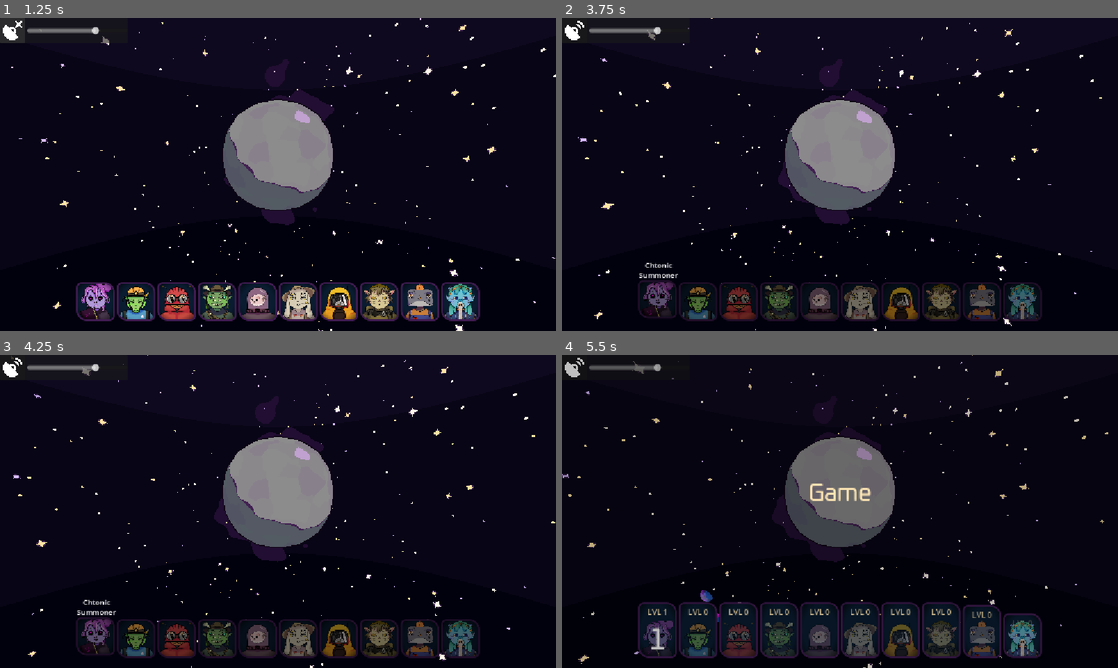
Above: before the commit, frames 1-4 (two rows, left to right).
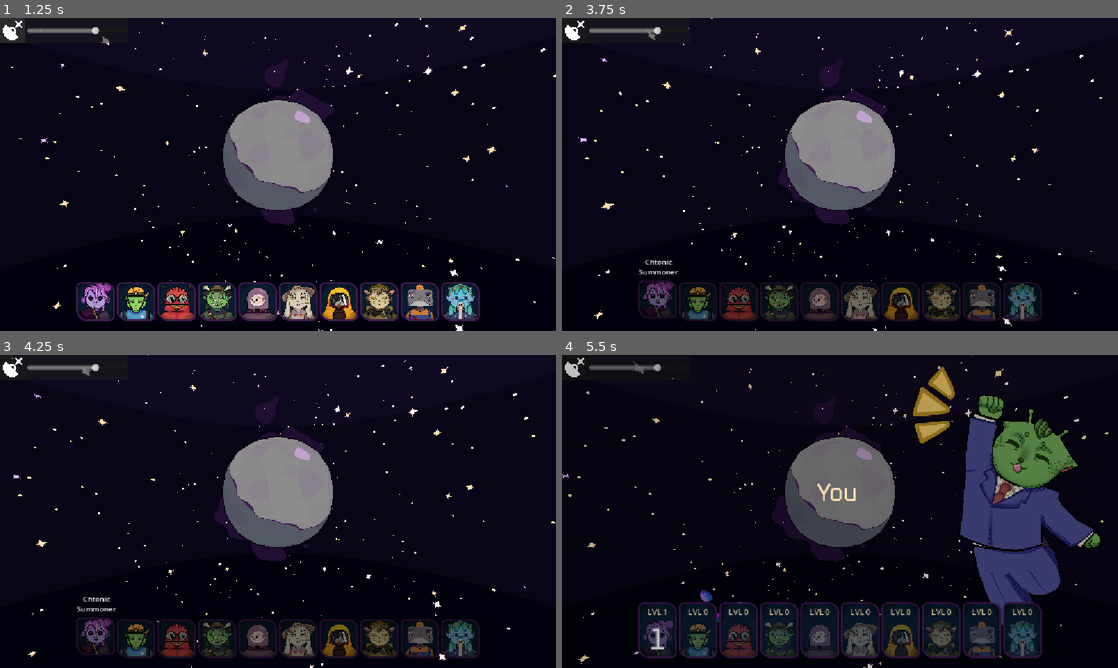
Above: after the commit, the same moments.

Repository: thepunkoff/alienshift
Game: Godot game, scene res://scenes/game.tscn
Two runs of this game, one before a commit and one after it. Both use one fixed random seed, a clock stepped at 60 frames per second and the inputs below.
Inputs (mouse positions are in pixels of both pictures, inside the frame that each line leads up to):
- Up to frame 1 (1.25 s): click (11, 30) at 0.5 s
- Up to frame 2 (3.75 s): click "Try again?" at 1.25 s; click "Try again?" at 2 s; click "Try again?" at 2.75 s; click "1" at 3.5 s
- Up to frame 3 (4.25 s): no input
- Up to frame 4 (5.5 s): tap Enter at 4.25 s; move the mouse to (962, 495) at 4.27 s; tap 0 at 4.35, 5.3 s; click (962, 495) at 4.42 s; tap Space at 4.52, 5.27 s; tap 1 at 4.55, 5.1 s; move the mouse to (728, 527) at 5.02 s; click (728, 527) at 5.17 s

Frame 1 is identical in both runs. In frame 2, 0.2% of the frame differs, in the area x 2-21%, y 0-84%; in frame 3, 0.2%; in frame 4, 12%, in the area x 2-97%, y 0-97%.

Commit message:
[fix] комиксы в геймовер + правка багов с фоновой музыкой + эмоджи play в комиксе

Diff:
--- a/project.godot
+++ b/project.godot
@@ -24,6 +24,8 @@
 
 Helpers="*uid://ii7lbx06tc7d"
 SFX="*uid://dy2kmtdecu2fx"
+AudioSettings="*uid://b6q5y7ysoaqmp"
+BackgroundMusic="*uid://cha4in8mea5l5"
 
 [display]
 
--- a/scenes/comics/comics.tscn
+++ b/scenes/comics/comics.tscn
@@ -281,6 +281,8 @@
 anchors_preset = 15
 anchor_right = 1.0
 anchor_bottom = 1.0
+offset_top = -2.0
+offset_bottom = -2.0
 grow_horizontal = 2
 grow_vertical = 2
 script = ExtResource("1_7kmf6")
@@ -474,20 +476,21 @@
 modulate = Color(1, 1, 1, 0)
 z_index = 13
 layout_mode = 0
-offset_left = 499.0
-offset_top = 240.0
-offset_right = 699.0
-offset_bottom = 340.0
+offset_left = 464.0
+offset_top = 246.0
+offset_right = 729.0
+offset_bottom = 346.0
 theme_override_styles/panel = SubResource("StyleBoxFlat_7kmf6")
 
 [node name="Label" type="Label" parent="FinalText" unique_id=966710638]
 layout_mode = 0
 offset_left = 20.0
-offset_right = 183.0
-offset_bottom = 92.0
+offset_top = 2.0
+offset_right = 258.0
+offset_bottom = 95.0
 theme_override_colors/font_color = Color(0, 0, 0, 1)
 theme_override_font_sizes/font_size = 67
-text = "Easy!"
+text = "Easy! ▶︎"
 horizontal_alignment = 1
 vertical_alignment = 1
 
--- a/scenes/game.tscn
+++ b/scenes/game.tscn
@@ -42,7 +42,11 @@
 [ext_resource type="PackedScene" uid="uid://cboqdp0shm28y" path="res://scenes/ships/ship_relief.tscn" id="22_twgab"]
 [ext_resource type="PackedScene" uid="uid://cdwbec3xanud5" path="res://scenes/ships/ship_summon.tscn" id="24_02fa5"]
 [ext_resource type="PackedScene" uid="uid://bkwl7yk5y73ye" path="res://scenes/monster.tscn" id="25_nepv3"]
-[ext_resource type="AudioStream" uid="uid://doklk1r2mhc48" path="res://assets/music/main_theme.mp3" id="28_sww3w"]
+[ext_resource type="Texture2D" uid="uid://buvu3vm07vcv2" path="res://assets/end_game/loss.png" id="41_oaba0"]
+[ext_resource type="Texture2D" uid="uid://bnrd0jc0fioe0" path="res://assets/end_game/extra_loss.png" id="42_458eo"]
+[ext_resource type="Script" uid="uid://rxra6esreje5" path="res://scripts/ui/game_over_animation.gd" id="43_fedci"]
+[ext_resource type="Texture2D" uid="uid://03pu0253dl7r" path="res://assets/end_game/win.png" id="43_h3rex"]
+[ext_resource type="Texture2D" uid="uid://cn8b308vlop5a" path="res://assets/end_game/extra_win.png" id="44_fedci"]
 
 [sub_resource type="StandardMaterial3D" id="StandardMaterial3D_xkm6b"]
 
@@ -514,6 +518,264 @@
 background_mode = 2
 sky = SubResource("Sky_u5sy4")
 
+[sub_resource type="Animation" id="Animation_8qswn"]
+length = 0.001
+tracks/0/type = "value"
+tracks/0/imported = false
+tracks/0/enabled = true
+tracks/0/path = NodePath("LossGame/Image:position")
+tracks/0/interp = 1
+tracks/0/loop_wrap = true
+tracks/0/keys = {
+"times": PackedFloat32Array(0),
+"transitions": PackedFloat32Array(1),
+"update": 0,
+"values": [Vector2(51, 658)]
+}
+tracks/1/type = "value"
+tracks/1/imported = false
+tracks/1/enabled = true
+tracks/1/path = NodePath("LossGame/Image:rotation")
+tracks/1/interp = 1
+tracks/1/loop_wrap = true
+tracks/1/keys = {
+"times": PackedFloat32Array(0),
+"transitions": PackedFloat32Array(1),
+"update": 0,
+"values": [0.09598338]
+}
+tracks/2/type = "value"
+tracks/2/imported = false
+tracks/2/enabled = true
+tracks/2/path = NodePath("LossGame/Emotion:position")
+tracks/2/interp = 1
+tracks/2/loop_wrap = true
+tracks/2/keys = {
+"times": PackedFloat32Array(0),
+"transitions": PackedFloat32Array(1),
+"update": 0,
+"values": [Vector2(811.5816, 786.4811)]
+}
+tracks/3/type = "value"
+tracks/3/imported = false
+tracks/3/enabled = true
+tracks/3/path = NodePath("WinGame/Image:position")
+tracks/3/interp = 1
+tracks/3/loop_wrap = true
+tracks/3/keys = {
+"times": PackedFloat32Array(0),
+"transitions": PackedFloat32Array(1),
+"update": 0,
+"values": [Vector2(699, 651)]
+}
+tracks/4/type = "value"
+tracks/4/imported = false
+tracks/4/enabled = true
+tracks/4/path = NodePath("WinGame/Emotion:visible")
+tracks/4/interp = 1
+tracks/4/loop_wrap = true
+tracks/4/keys = {
+"times": PackedFloat32Array(0),
+"transitions": PackedFloat32Array(1),
+"update": 1,
+"values": [false]
+}
+tracks/5/type = "value"
+tracks/5/imported = false
+tracks/5/enabled = true
+tracks/5/path = NodePath("WinGame/Emotion:position")
+tracks/5/interp = 1
+tracks/5/loop_wrap = true
+tracks/5/keys = {
+"times": PackedFloat32Array(0),
+"transitions": PackedFloat32Array(1),
+"update": 0,
+"values": [Vector2(850.99994, 193)]
+}
+tracks/6/type = "value"
+tracks/6/imported = false
+tracks/6/enabled = true
+tracks/6/path = NodePath("WinGame/Emotion:rotation")
+tracks/6/interp = 1
+tracks/6/loop_wrap = true
+tracks/6/keys = {
+"times": PackedFloat32Array(0),
+"transitions": PackedFloat32Array(1),
+"update": 0,
+"values": [3.4727938]
+}
+
+[sub_resource type="Animation" id="Animation_rm0al"]
+resource_name = "loss"
+loop_mode = 1
+step = 0.125
+tracks/0/type = "value"
+tracks/0/imported = false
+tracks/0/enabled = true
+tracks/0/path = NodePath("LossGame/Image:rotation")
+tracks/0/interp = 1
+tracks/0/loop_wrap = true
+tracks/0/keys = {
+"times": PackedFloat32Array(0, 0.25, 0.5, 0.75, 1),
+"transitions": PackedFloat32Array(1, 1, 1, 1, 1),
+"update": 0,
+"values": [0.0, -0.017453292519943295, 0.0, 0.017453292519943295, 0.0]
+}
+tracks/1/type = "value"
+tracks/1/imported = false
+tracks/1/enabled = true
+tracks/1/path = NodePath("LossGame/Emotion:position")
+tracks/1/interp = 1
+tracks/1/loop_wrap = true
+tracks/1/keys = {
+"times": PackedFloat32Array(0, 0.25, 0.5, 0.75, 1),
+"transitions": PackedFloat32Array(1, 1, 1, 1, 1),
+"update": 0,
+"values": [Vector2(152, 171), Vector2(152, 161), Vector2(152, 171), Vector2(152, 181), Vector2(152, 171)]
+}
+tracks/2/type = "value"
+tracks/2/imported = false
+tracks/2/enabled = true
+tracks/2/path = NodePath("LossGame/Image:position")
+tracks/2/interp = 1
+tracks/2/loop_wrap = true
+tracks/2/keys = {
+"times": PackedFloat32Array(0, 0.25),
+"transitions": PackedFloat32Array(1, 1),
+"update": 0,
+"values": [Vector2(51, 100), Vector2(51, 100)]
+}
+
+[sub_resource type="Animation" id="Animation_i4re6"]
+resource_name = "up_loss"
+step = 0.1
+tracks/0/type = "value"
+tracks/0/imported = false
+tracks/0/enabled = true
+tracks/0/path = NodePath("LossGame/Image:position")
+tracks/0/interp = 1
+tracks/0/loop_wrap = true
+tracks/0/keys = {
+"times": PackedFloat32Array(0, 1),
+"transitions": PackedFloat32Array(1, 1),
+"update": 0,
+"values": [Vector2(51, 658), Vector2(51, 100)]
+}
+tracks/1/type = "value"
+tracks/1/imported = false
+tracks/1/enabled = true
+tracks/1/path = NodePath("LossGame/Emotion:position")
+tracks/1/interp = 1
+tracks/1/loop_wrap = true
+tracks/1/keys = {
+"times": PackedFloat32Array(0, 1),
+"transitions": PackedFloat32Array(1, 1),
+"update": 0,
+"values": [Vector2(152.00006, 751.00006), Vector2(152, 171)]
+}
+tracks/2/type = "value"
+tracks/2/imported = false
+tracks/2/enabled = true
+tracks/2/path = NodePath("LossGame/Image:rotation")
+tracks/2/interp = 1
+tracks/2/loop_wrap = true
+tracks/2/keys = {
+"times": PackedFloat32Array(0),
+"transitions": PackedFloat32Array(1),
+"update": 0,
+"values": [0.0]
+}
+
+[sub_resource type="Animation" id="Animation_pf7vy"]
+resource_name = "up_win"
+step = 0.25
+tracks/0/type = "value"
+tracks/0/imported = false
+tracks/0/enabled = true
+tracks/0/path = NodePath("WinGame/Image:position")
+tracks/0/interp = 1
+tracks/0/loop_wrap = true
+tracks/0/keys = {
+"times": PackedFloat32Array(0, 1),
+"transitions": PackedFloat32Array(1, 1),
+"update": 0,
+"values": [Vector2(699, 650), Vector2(699, 65)]
+}
+tracks/1/type = "value"
+tracks/1/imported = false
+tracks/1/enabled = true
+tracks/1/path = NodePath("WinGame/Emotion:visible")
+tracks/1/interp = 1
+tracks/1/loop_wrap = true
+tracks/1/keys = {
+"times": PackedFloat32Array(0, 1),
+"transitions": PackedFloat32Array(1, 1),
+"update": 1,
+"values": [false, true]
+}
+tracks/2/type = "value"
+tracks/2/imported = false
+tracks/2/enabled = true
+tracks/2/path = NodePath("WinGame/Emotion:position")
+tracks/2/interp = 1
+tracks/2/loop_wrap = true
+tracks/2/keys = {
+"times": PackedFloat32Array(1),
+"transitions": PackedFloat32Array(1),
+"update": 0,
+"values": [Vector2(835.00006, 212)]
+}
+tracks/3/type = "value"
+tracks/3/imported = false
+tracks/3/enabled = true
+tracks/3/path = NodePath("WinGame/Emotion:rotation")
+tracks/3/interp = 1
+tracks/3/loop_wrap = true
+tracks/3/keys = {
+"times": PackedFloat32Array(1),
+"transitions": PackedFloat32Array(1),
+"update": 0,
+"values": [3.4015594]
+}
+
+[sub_resource type="Animation" id="Animation_o8ni1"]
+resource_name = "win"
+loop_mode = 1
+step = 0.25
+tracks/0/type = "value"
+tracks/0/imported = false
+tracks/0/enabled = true
+tracks/0/path = NodePath("WinGame/Emotion:position")
+tracks/0/interp = 1
+tracks/0/loop_wrap = true
+tracks/0/keys = {
+"times": PackedFloat32Array(0, 0.25, 0.5, 0.75, 1),
+"transitions": PackedFloat32Array(1, 1, 1, 1, 1),
+"update": 0,
+"values": [Vector2(835.00006, 212), Vector2(825, 202), Vector2(835.00006, 212), Vector2(845, 222), Vector2(835.00006, 212)]
+}
+tracks/1/type = "value"
+tracks/1/imported = false
+tracks/1/enabled = true
+tracks/1/path = NodePath("WinGame/Image:position")
+tracks/1/interp = 1
+tracks/1/loop_wrap = true
+tracks/1/keys = {
+"times": PackedFloat32Array(0, 0.25, 0.5, 0.75, 1),
+"transitions": PackedFloat32Array(1, 1, 1, 1, 1),
+"update": 0,
+"values": [Vector2(699, 75), Vector2(699, 65), Vector2(699, 75), Vector2(699, 85), Vector2(699, 75)]
+}
+
+[sub_resource type="AnimationLibrary" id="AnimationLibrary_3hbvx"]
+_data = {
+&"RESET": SubResource("Animation_8qswn"),
+&"loss": SubResource("Animation_rm0al"),
+&"up_loss": SubResource("Animation_i4re6"),
+&"up_win": SubResource("Animation_pf7vy"),
+&"win": SubResource("Animation_o8ni1")
+}
+
 [sub_resource type="Theme" id="Theme_1kice"]
 Button/colors/font_color = Color(0.8, 0.7764706, 0.58431375, 1)
 
@@ -894,6 +1156,65 @@
 environment = SubResource("Environment_u5sy4")
 
 [node name="CanvasLayer" type="CanvasLayer" parent="." unique_id=1469947885]
+
+[node name="GameOverPictures" type="Control" parent="CanvasLayer" unique_id=563479984]
+layout_mode = 3
+anchors_preset = 0
+offset_right = 40.0
+offset_bottom = 40.0
+script = ExtResource("43_fedci")
+
+[node name="LossGame" type="Control" parent="CanvasLayer/GameOverPictures" unique_id=1145306134]
+anchors_preset = 0
+offset_right = 40.0
+offset_bottom = 40.0
+
+[node name="Image" type="TextureRect" parent="CanvasLayer/GameOverPictures/LossGame" unique_id=450977838]
+layout_mode = 0
+offset_left = 51.0
+offset_top = 658.0
+offset_right = 3551.0
+offset_bottom = 4158.0034
+rotation = 0.09598338
+scale = Vector2(0.11951972, 0.11951972)
+texture = ExtResource("41_oaba0")
+
+[node name="Emotion" type="TextureRect" parent="CanvasLayer/GameOverPictures/LossGame" unique_id=70852034]
+layout_mode = 0
+offset_left = 811.5816
+offset_top = 786.4811
+offset_right = 1111.5819
+offset_bottom = 1086.4839
+scale = Vector2(0.2993479, 0.2993479)
+texture = ExtResource("42_458eo")
+
+[node name="WinGame" type="Control" parent="CanvasLayer/GameOverPictures" unique_id=1000562320]
+anchors_preset = 0
+offset_right = 40.0
+offset_bottom = 40.0
+
+[node name="Image" type="TextureRect" parent="CanvasLayer/GameOverPictures/WinGame" unique_id=1148931083]
+layout_mode = 0
+offset_left = 699.0
+offset_top = 651.0
+offset_right = 4199.001
+offset_bottom = 4151.0
+scale = Vector2(0.15562698, 0.15562698)
+texture = ExtResource("43_h3rex")
+
+[node name="Emotion" type="TextureRect" parent="CanvasLayer/GameOverPictures/WinGame" unique_id=1247713040]
+visible = false
+layout_mode = 0
+offset_left = 850.99994
+offset_top = 193.0
+offset_right = 1151.0017
+offset_bottom = 493.00043
+rotation = 3.4727938
+scale = Vector2(0.56030047, 0.56025976)
+texture = ExtResource("44_fedci")
+
+[node name="AnimationPlayer" type="AnimationPlayer" parent="CanvasLayer/GameOverPictures" unique_id=1529034894]
+libraries/ = SubResource("AnimationLibrary_3hbvx")
 
 [node name="SoundPanel" type="PanelContainer" parent="CanvasLayer" unique_id=1582678440]
 offset_right = 160.0
@@ -973,7 +1294,7 @@
 
 [node name="Pvo" parent="CanvasLayer/HBoxContainer" unique_id=922752817 node_paths=PackedStringArray("entity") instance=ExtResource("9_0tnpc")]
 layout_mode = 2
-tip_text = "Gauss cannon operator"
+tip_text = "Gauss Cannon Operator"
 entity = NodePath("../../../Pvo")
 texture = ExtResource("17_pl11u")
 
@@ -1033,7 +1354,3 @@
 grow_vertical = 2
 theme = SubResource("Theme_1kice")
 text = "Try again?"
-
-[node name="BackgroundMusic" type="AudioStreamPlayer" parent="." unique_id=1649134837]
-stream = ExtResource("28_sww3w")
-autoplay = true
--- /dev/null
+++ b/scenes/sounds/music.tscn
@@ -0,0 +1,9 @@
+[gd_scene format=3 uid="uid://cha4in8mea5l5"]
+
+[ext_resource type="AudioStream" uid="uid://doklk1r2mhc48" path="res://assets/music/main_theme.mp3" id="1_e62xx"]
+
+[node name="Music" type="Node2D" unique_id=1699535724]
+
+[node name="BackgroundMusic" type="AudioStreamPlayer" parent="." unique_id=727074594]
+stream = ExtResource("1_e62xx")
+autoplay = true
--- a/scenes/ui/entity_button.tscn
+++ b/scenes/ui/entity_button.tscn
@@ -147,15 +147,14 @@
 vertical_alignment = 1
 
 [node name="Tip" type="Label" parent="." unique_id=1682044168]
-visible = false
 layout_mode = 1
 anchors_preset = 15
 anchor_right = 1.0
 anchor_bottom = 1.0
 offset_left = -8.0
-offset_top = -59.0
+offset_top = -66.0
 offset_right = 12.0
-offset_bottom = -67.0
+offset_bottom = -74.0
 grow_horizontal = 2
 grow_vertical = 2
 scale = Vector2(1, 0.8206361)
--- a/scripts/game.gd
+++ b/scripts/game.gd
@@ -7,6 +7,7 @@
 @onready var _game_over_label: Label = $CanvasLayer/GameOverLabel
 @onready var _try_again_button: Button = $CanvasLayer/TryAgainButton
 @onready var _dark: ColorRect = $CanvasLayer/ColorRect
+@onready var game_over_pictures: Control = $CanvasLayer/GameOverPictures
 
 @onready var _entities: Array[Node] = get_tree().get_nodes_in_group("entity")
 
@@ -70,6 +71,10 @@
 func _input(event: InputEvent) -> void:
 	if event is InputEventKey and event.keycode == KEY_SPACE and event.pressed == true:
 		_end_game()
+	if event is InputEventKey and event.keycode == KEY_0 and event.pressed == true:
+		_end_game_test(true)
+	if event is InputEventKey and event.keycode == KEY_1 and event.pressed == true:
+		_end_game_test(false)
 
 
 func _activate(button: EntityButton) -> void:
@@ -128,9 +133,13 @@
 		return
 	_end_game_started = true
 
-	if _is_order_correct():
+	var is_win = _is_order_correct()
+
+	if is_win:
 		print("win")
 		_game_over_label.text = "You Win!"
+
+	game_over_pictures.play_game_over(is_win)
 
 	var i: int = 0
 	for b: EntityButton in _buttons_parent.get_children():
@@ -148,6 +157,32 @@
 
 	_end_game_started = false
 
+func _end_game_test(is_win: bool):
+	if _end_game_started:
+		return
+	_end_game_started = true
+
+	if is_win:
+		print("win")
+		_game_over_label.text = "You Win!"
+
+	game_over_pictures.play_game_over(is_win)
+
+	var i: int = 0
+	for b: EntityButton in _buttons_parent.get_children():
+		b.disabled = false
+		b.button.disabled = true
+		b.enable_score(i * 0.1)
+		i += 1
+
+	var tween: Tween = create_tween()
+	tween.tween_property(_game_over_label, "visible_ratio", 1, 2)
+	tween.parallel()
+	tween.tween_property(_dark, "color", Color.html("#00000040"), 0.7)
+	tween.tween_property(_try_again_button, "self_modulate:a", 1, 0.7)
+	await tween.finished
+
+	_end_game_started = false
 
 func _is_order_correct() -> bool:
 	for press in correct_order.size():
--- /dev/null
+++ b/scripts/sounds/audio_settings.gd
@@ -0,0 +1,4 @@
+extends Node
+
+var music_volume: float = 70.0
+var muted: bool = false
--- /dev/null
+++ b/scripts/ui/game_over_animation.gd
@@ -0,0 +1,11 @@
+extends Node
+
+@onready var animation_player: AnimationPlayer = $AnimationPlayer
+
+func play_game_over(is_win: bool) -> void:
+	var up := "up_win" if is_win else "up_loss"
+	var loop := "win" if is_win else "loss"
+
+	animation_player.play(up)
+	await animation_player.animation_finished
+	animation_player.play(loop)
--- a/scripts/ui/volume_control.gd
+++ b/scripts/ui/volume_control.gd
@@ -6,37 +6,33 @@
 const ICON_MUTE = preload("uid://ccul0ll57dc8p")
 const ICON_SPEAKER = preload("uid://dhvmhb4ve2ff1")
 const MASTER_BUS_NAME := "Master"
-const DEFAULT_VOLUME := 70.0
 const MAX_VOLUME := 100.0
 
-var muted := false
-
-
 func _ready() -> void:
-	volume_slider.value = DEFAULT_VOLUME
+	volume_slider.value = AudioSettings.music_volume
 
 	mute_button.icon = ICON_SPEAKER
 	mute_button.pressed.connect(_toggle_mute)
 	volume_slider.value_changed.connect(_change_volume)
 
-	_change_volume(volume_slider.value)
+	_set_muted(AudioSettings.muted)
 
 
 func _change_volume(value: float) -> void:
 	var bus_index := AudioServer.get_bus_index(MASTER_BUS_NAME)
-
-	_set_muted(value == 0.0)
+	AudioSettings.music_volume = value
+	_set_muted(AudioSettings.music_volume == 0.0)
 
 	if value > 0.0:
 		AudioServer.set_bus_volume_db(bus_index, linear_to_db(value / MAX_VOLUME))
 
 func _toggle_mute() -> void:
-	if is_zero_approx(volume_slider.value) && muted == true:
+	if is_zero_approx(volume_slider.value) && AudioSettings.muted == true:
 		return
-	_set_muted(not muted)
+	_set_muted(not AudioSettings.muted)
 
 func _set_muted(value: bool) -> void:
-	muted = value
+	AudioSettings.muted = value
 	var bus_index := AudioServer.get_bus_index(MASTER_BUS_NAME)
-	AudioServer.set_bus_mute(bus_index, muted)
-	mute_button.icon = ICON_MUTE if muted else ICON_SPEAKER
+	AudioServer.set_bus_mute(bus_index, AudioSettings.muted)
+	mute_button.icon = ICON_MUTE if AudioSettings.muted else ICON_SPEAKER
Binary file added: assets/end_game/extra_loss.png
Not shown, added: assets/end_game/extra_loss.png.import
Binary file added: assets/end_game/extra_win.png
Not shown, added: assets/end_game/extra_win.png.import
Binary file added: assets/end_game/loss.png
Not shown, added: assets/end_game/loss.png.import
Binary file added: assets/end_game/win.png
Not shown, added: assets/end_game/win.png.import
Not shown, added: scripts/sounds/audio_settings.gd.uid
Not shown, added: scripts/ui/game_over_animation.gd.uid
